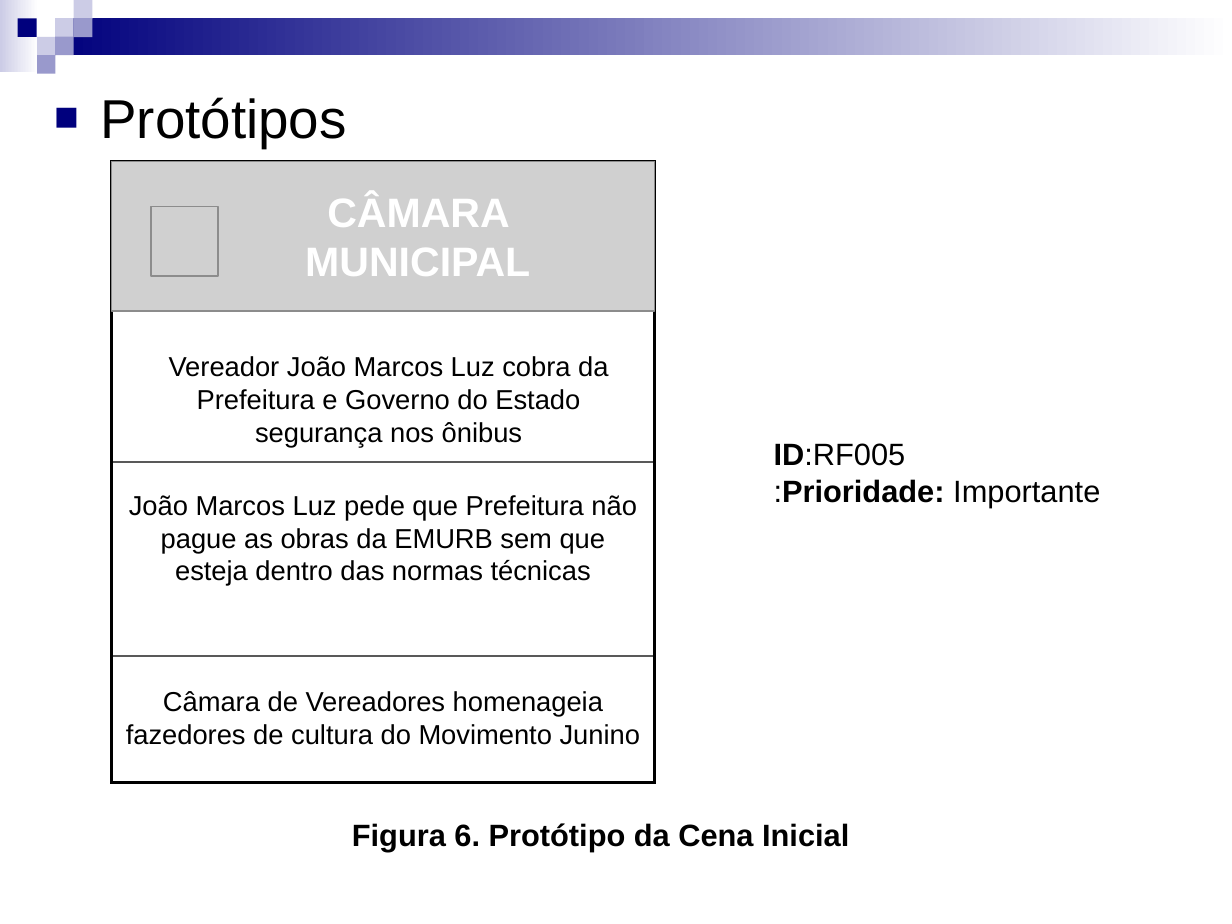
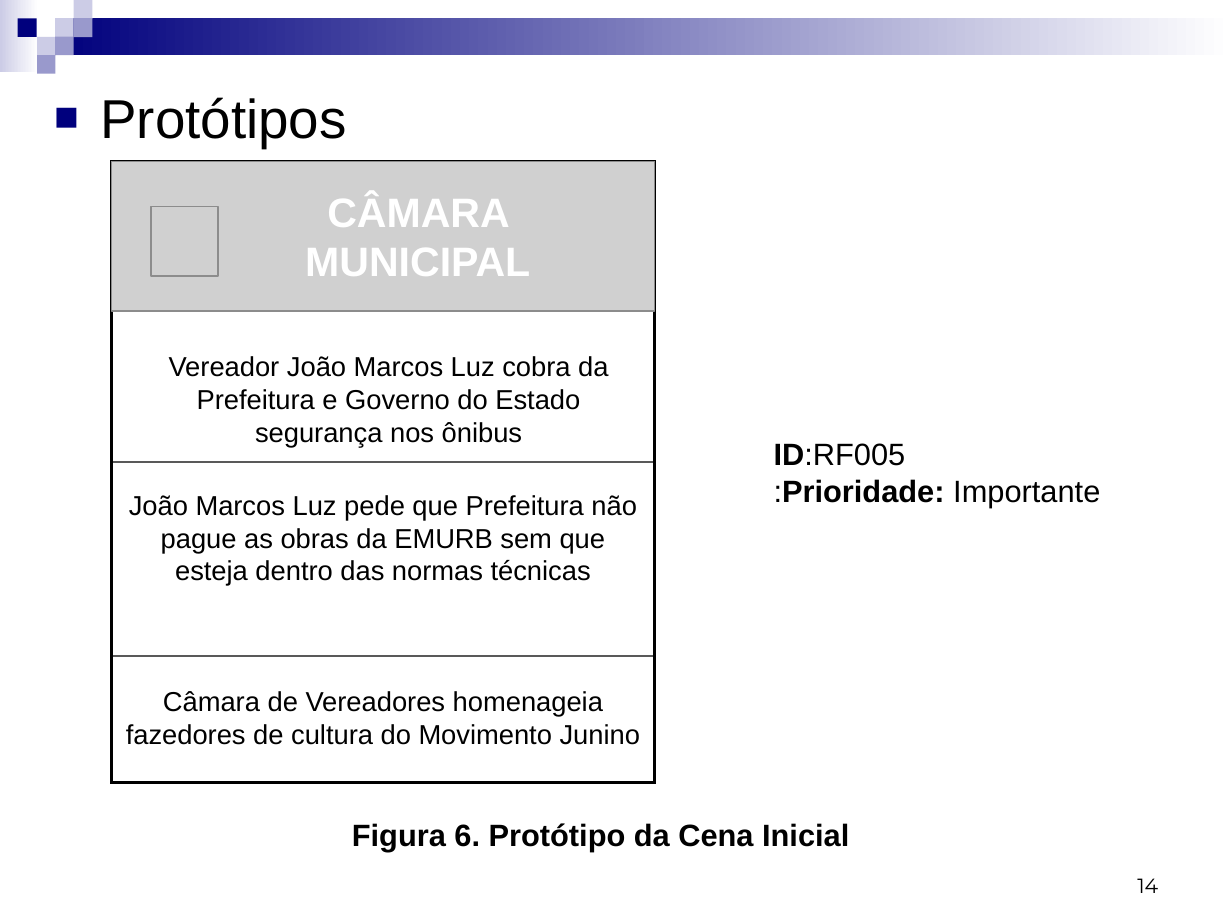
Before and after one commit to Gabrielfgrd/CamaraRB, a slide deck: slide 14 of Documentos/Documentos das aulas/Apresentação para o dia 10.ppt. Drawn at 1232x924 pixels with LibreOffice and Linux fonts; fonts in the diff are those of the drawing; grey boxes stand for pictures. Boxes give left, top, right and bottom in pixels: in the first picture for what was removed or moved away, otherwise in the second. Text is boxed around its words. In the diff, an @@ line names an element or a change of style, - is before the commit and + after.

```diff
--- a/Documentos/Documentos das aulas/Apresentação para o dia 10.ppt
+++ b/Documentos/Documentos das aulas/Apresentação para o dia 10.ppt
@@ page number added at <box>1137,878,1158,893</box>, 12 pt, text #000000 @@
+14
```
Also in this commit, not shown: 18 other slides changed, 3 slides added, 23 other files.
